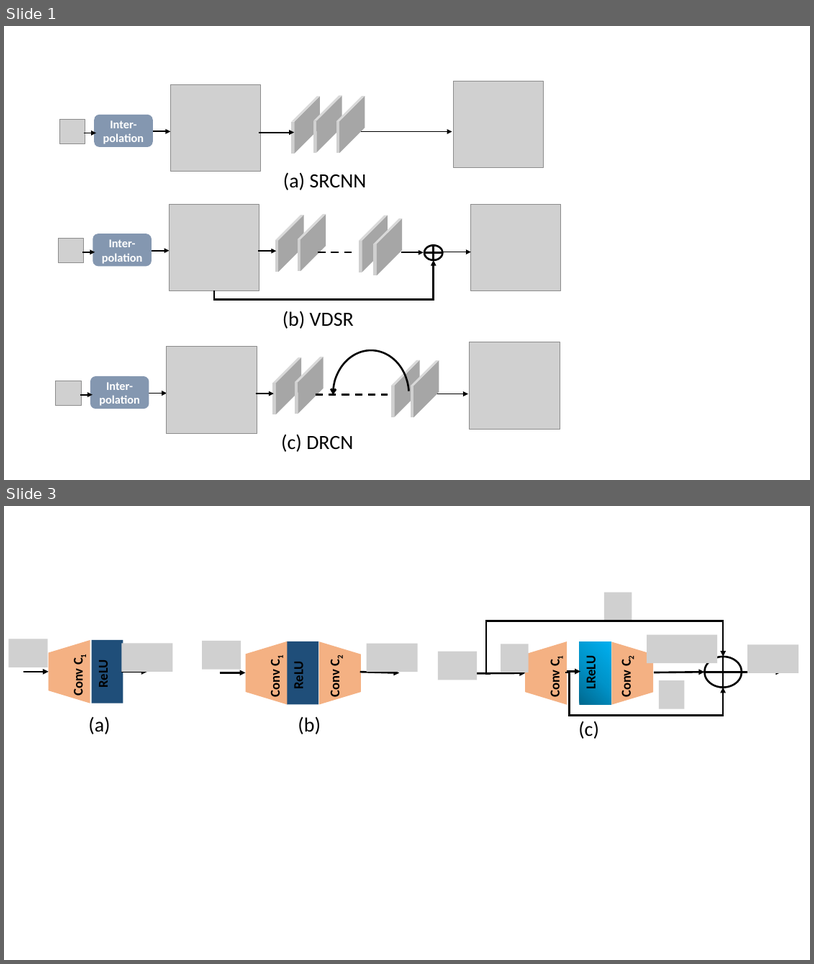
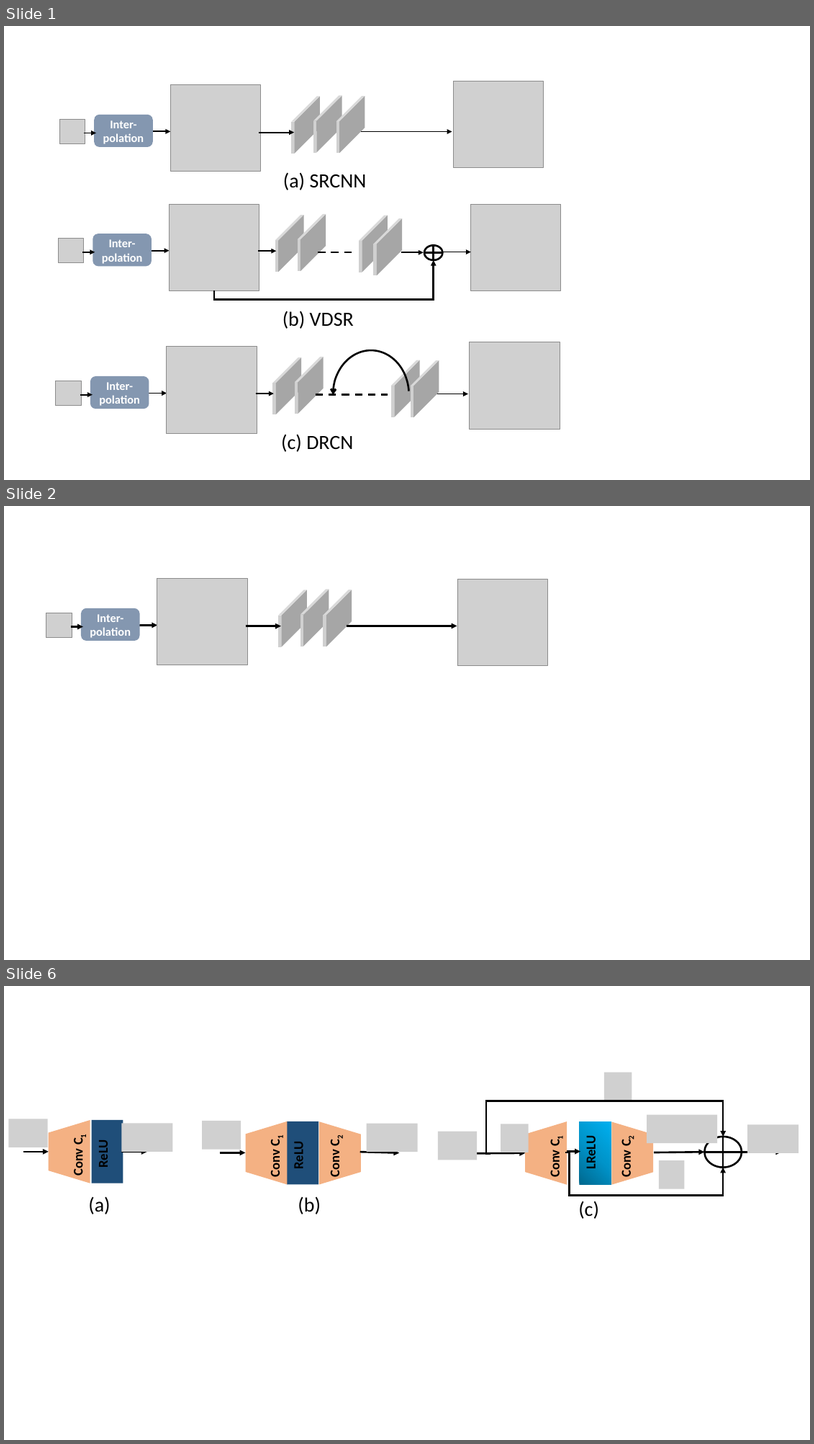
Before and after one commit to niazwazir/WAZIR_SENEXT, a slide deck: FINAL_WAZIR_MODEL.pptx. Shown one above the other, each under a label of ours: slides 1 and 3 before the commit, slides 1, 2 and 6 after it; the slides between them are not shown. The pictures are 814x964 and 814x1444 pixels, drawn with LibreOffice and Linux fonts; fonts in the diff are those of the drawing; grey boxes stand for pictures. Boxes give left, top, right and bottom in pixels: in the first picture for what was removed or moved away, otherwise in the second. Text is boxed around its words. In the diff, an @@ line names an element or a change of style, - is before the commit and + after.

```diff
--- a/FINAL_WAZIR_MODEL.pptx
+++ b/FINAL_WAZIR_MODEL.pptx
@@ slide 2 added at (4,506,810,960), background #FFFFFF @@
@@ picture added at (157,579,247,665) @@
@@ picture added at (278,590,307,647) @@
@@ picture added at (301,589,329,646) @@
@@ picture added at (324,590,352,646) @@
@@ picture added at (458,579,548,666) @@
@@ picture added at (46,613,72,637) @@
@@ rounded rectangle added at (81,608,139,641), fill #8497B0, 14 pt, text #FFFFFF, bold @@
+Inter-polation
@@ arrow added from (70, 626) to (83, 626), #000000 2.25 pt @@
@@ arrow added from (139, 626) to (157, 626), #000000 2.25 pt @@
@@ arrow added from (246, 626) to (281, 626), #000000 2.25 pt @@
@@ arrow added from (347, 626) to (457, 626), #000000 2.25 pt @@
@@ what was slide 3 is now slide 6 @@
```
Also in this commit, not shown: 5 slides changed, 5 other slides added, 4 slides removed, 33 other files.
